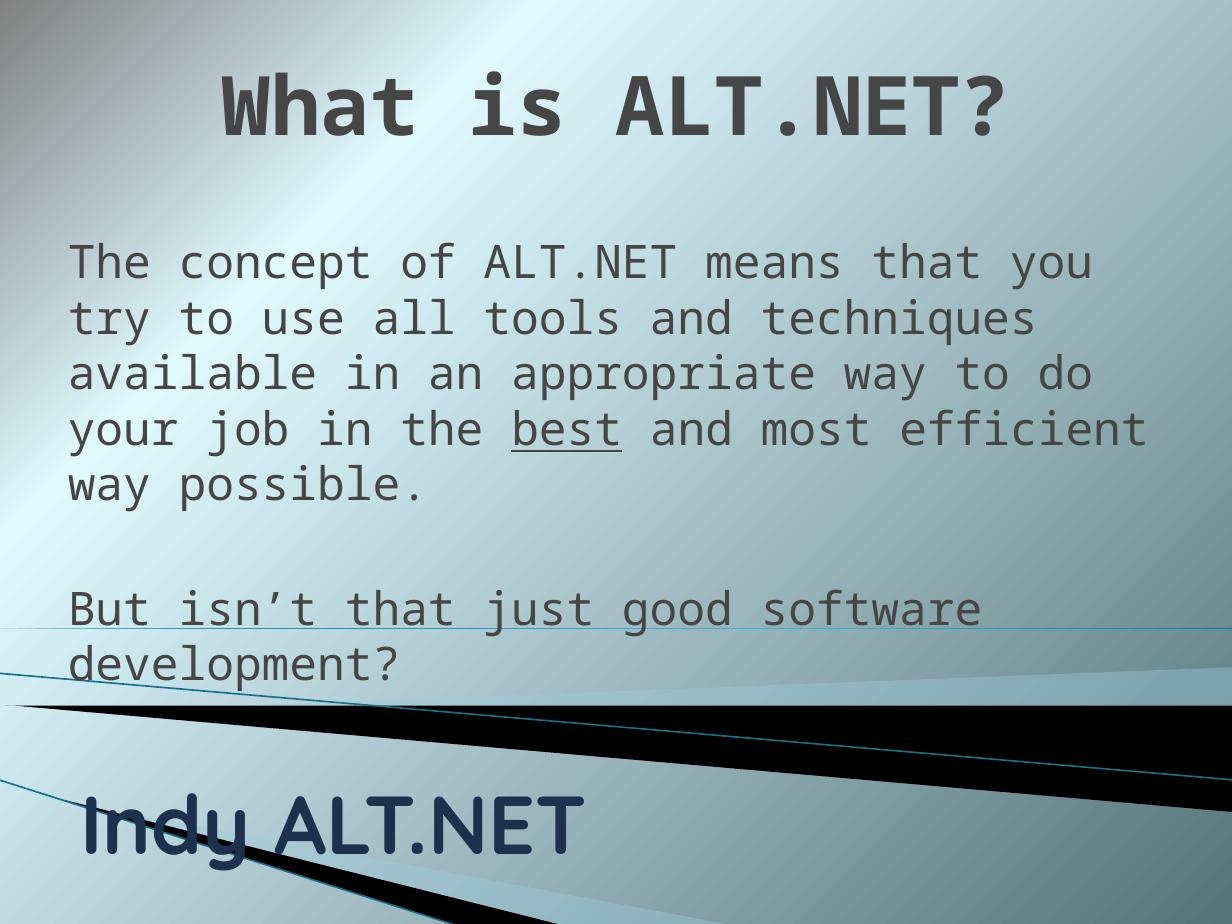
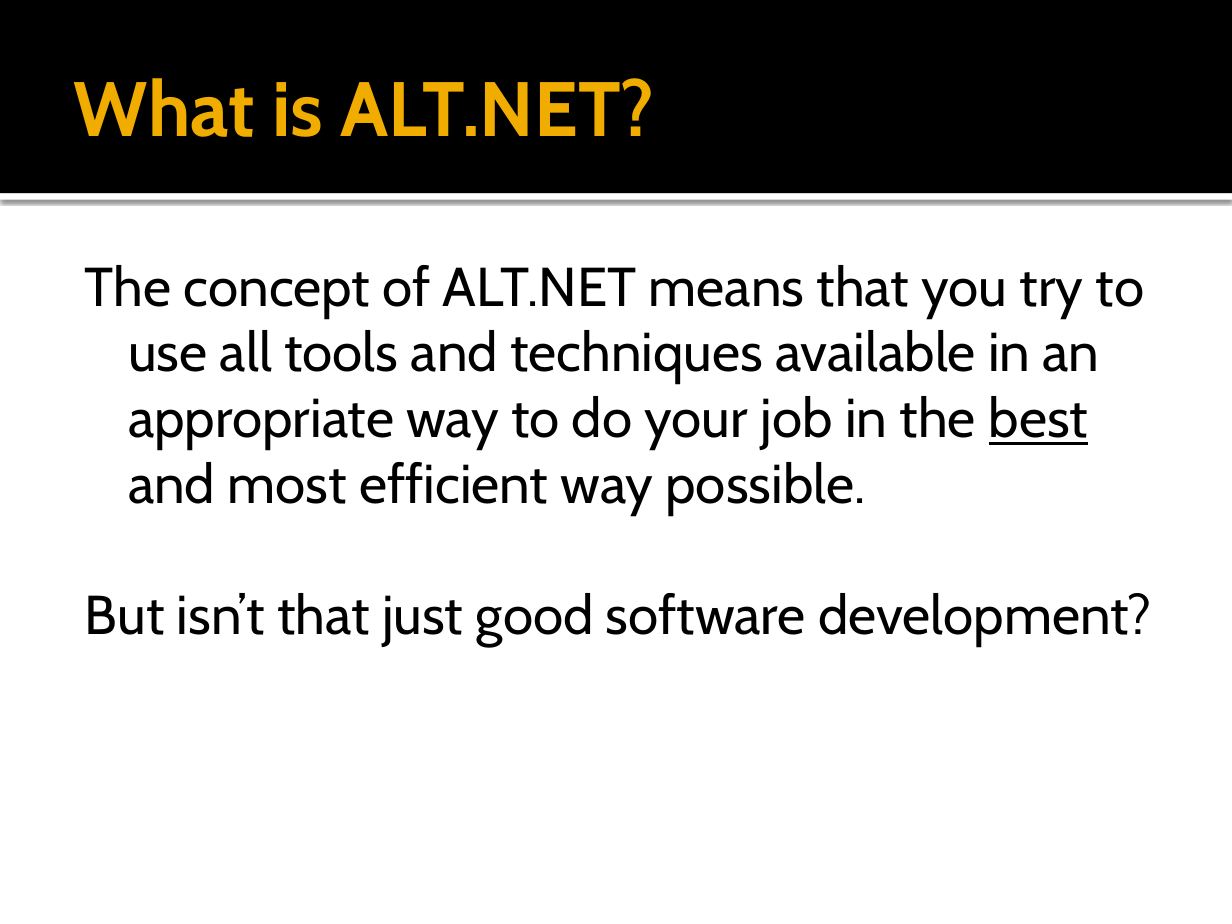
Before and after one commit to indyaltnet/meeting-stuff, a slide deck: slide 2 of Introduction.pptx. Drawn at 1232x924 pixels with LibreOffice and Linux fonts; fonts in the diff are those of the drawing; background and template pictures are left out. Boxes give left, top, right and bottom in pixels: in the first picture for what was removed or moved away, otherwise in the second. Text is boxed around its words. In the diff, an @@ line names an element or a change of style, - is before the commit and + after.

```diff
--- a/Introduction.pptx
+++ b/Introduction.pptx
@@ background gradient #808080 to #E0F9FF to #54747B to #FFFFFF @@
@@ rectangle added at <box>0,0,1232,193</box>, fill #000000 @@
@@ title "What is ALT.NET?": place and size @@
-title "What is ALT.NET?" at <box>222,71,1010,136</box>
+title "What is ALT.NET?" at <box>74,78,654,137</box>
@@ title "What is ALT.NET?" at <box>74,78,654,137</box>: size 48 to 45 pt, font Noto Sans Mono to Cabin, text colour #464646 to #F0AD00; alignment centre to left @@
@@ rectangle added at <box>0,193,1232,200</box>, fill #FFFFFF @@
@@ text "The concept of ALT.NET means ...": place and size @@
-text "The concept of ALT.NET means ..." at <box>68,242,1148,636</box>
+text "The concept of ALT.NET means ..." at <box>85,265,1151,647</box>
@@ text "The concept of ALT.NET means ..." at <box>85,265,1151,647</box>: size 27 to 32 pt, font Noto Sans Mono to Cabin, text colour #464646 to #000000; indent changed; less space between paragraphs @@
@@ right triangle removed at <box>0,628,1232,628</box> @@
@@ line removed from (0, 674) to (1232, 780) @@
@@ freeform shape removed at <box>228,668,1232,733</box> @@
@@ freeform shape removed at <box>5,706,1232,812</box> @@
@@ line removed from (0, 780) to (457, 924) @@
@@ freeform shape removed at <box>65,800,563,924</box> @@
@@ freeform shape removed at <box>68,801,733,924</box> @@
@@ title removed at <box>80,793,587,875</box> @@
-Indy ALT.NET
```
Also in this commit, not shown: 7 other slides changed, 2 slides added, 2 slides removed, 1 other file.
